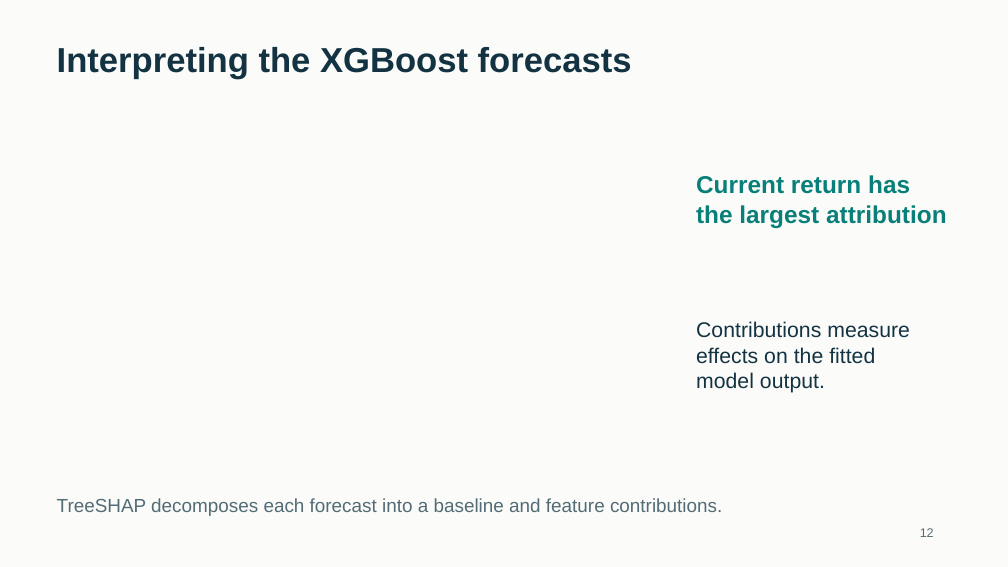
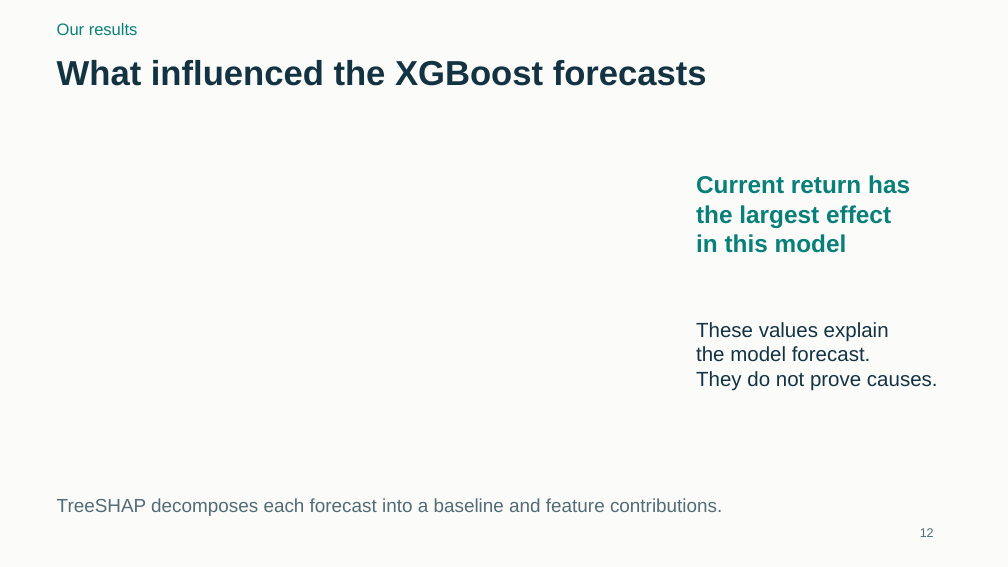
Before and after one commit to Darshansg76/Team12-Nifty-Commodities-Return-Prediction, a slide deck: slide 12 of deliverables/Team_12_Presentation.pptx. Drawn at 1008x567 pixels with LibreOffice and Linux fonts; fonts in the diff are those of the drawing. Boxes give left, top, right and bottom in pixels: in the first picture for what was removed or moved away, otherwise in the second. Text is boxed around its words. In the diff, an @@ line names an element or a change of style, - is before the commit and + after.

```diff
--- a/deliverables/Team_12_Presentation.pptx
+++ b/deliverables/Team_12_Presentation.pptx
@@ text added at <box>57,23,138,35</box>, 15.8 pt, text #087F78 @@
+Our results
@@ text at <box>57,60,707,86</box>: text changed @@
-Interpreting the XGBoost forecasts
+What influenced the XGBoost forecasts
@@ text at <box>696,205,891,253</box>: text changed @@
-the largest attribution
+the largest effect
+in this model
@@ text at <box>696,322,938,391</box>: text changed; size 20.2 to 19.5 pt @@
-Contributions measure
-effects on the fitted
-model output.
+These values explain
+the model forecast.
+They do not prove causes.
```
Also in this commit, not shown: 12 other slides changed, 3 slides added, 3 slides removed, 5 other files.
